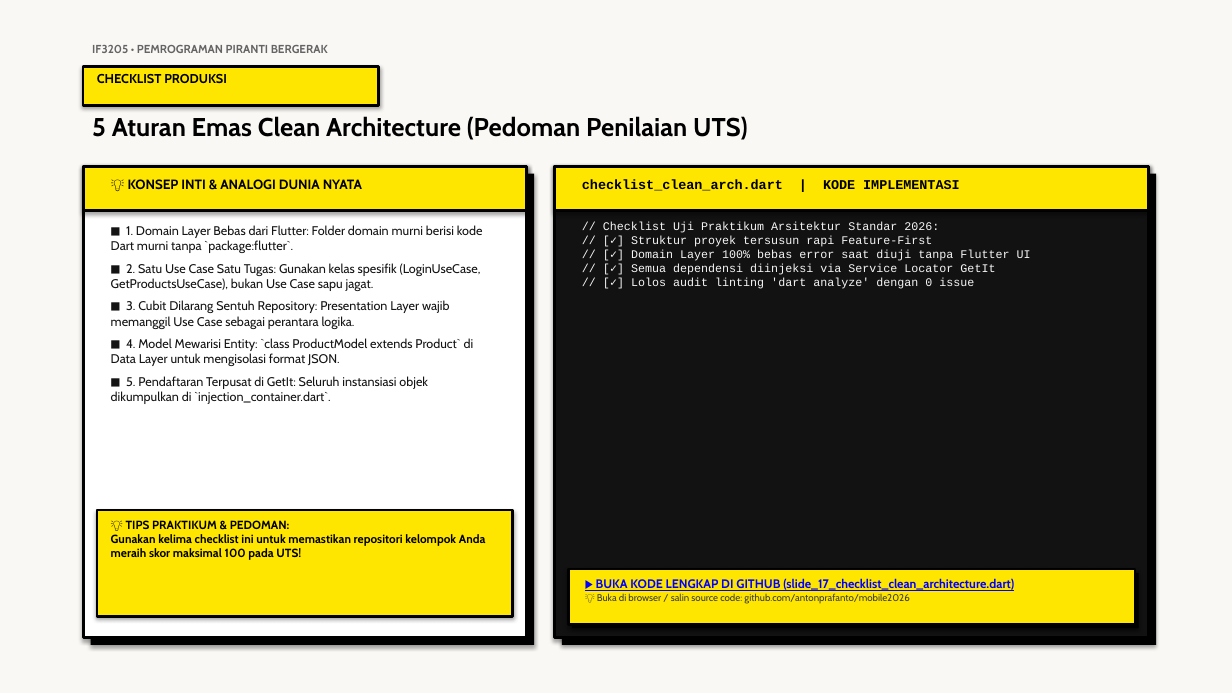
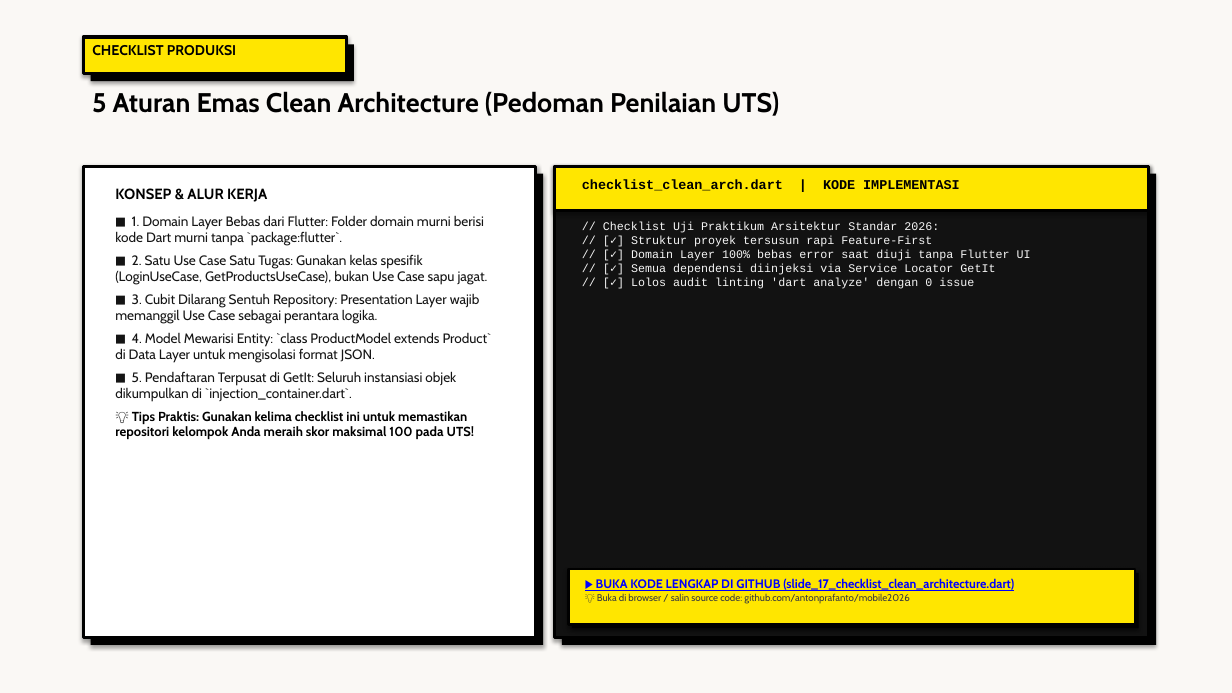
Before and after one commit to antonprafanto/mobile2026, a slide deck: slide 17 of 03_slide_presentasi/PERTEMUAN_07_Clean_Architecture_dan_Design_Pattern.pptx. Drawn at 1232x693 pixels with LibreOffice and Linux fonts; fonts in the diff are those of the drawing. Boxes give left, top, right and bottom in pixels: in the first picture for what was removed or moved away, otherwise in the second. Text is boxed around its words. In the diff, an @@ line names an element or a change of style, - is before the commit and + after.

Commit message:
style(presentation): standardisasi tipografi dan ukuran font seluruh slide P1-P3 dan P5-P7 sesuai standar emas PPT 4

```diff
--- a/03_slide_presentasi/PERTEMUAN_07_Clean_Architecture_dan_Design_Pattern.pptx
+++ b/03_slide_presentasi/PERTEMUAN_07_Clean_Architecture_dan_Design_Pattern.pptx
@@ text "CHECKLIST PRODUKSI": place and size @@
-text "CHECKLIST PRODUKSI" at (97,74,227,83)
+text "CHECKLIST PRODUKSI" at (92,45,236,56)
@@ text "CHECKLIST PRODUKSI" at (92,45,236,56): size 10 to 11 pt @@
@@ rectangle added at (83,37,347,74), fill #FFE600, outline #000000 2.5 pt @@
@@ rectangle: place and size @@
-rectangle at (83,67,379,105)
+rectangle at (91,44,354,81)
@@ rectangle at (91,44,354,81): fill #FFE600 to #000000; outline #000000 2 pt to none @@
@@ text removed at (92,45,328,53) @@
-IF3205 • PEMROGRAMAN PIRANTI BERGERAK
@@ text "5 Aturan Emas Clean Architecture ...": place and size @@
-text "5 Aturan Emas Clean Architecture ..." at (92,116,748,140)
+text "5 Aturan Emas Clean Architecture ..." at (92,91,779,116)
@@ text "5 Aturan Emas Clean Architecture ..." at (92,91,779,116): size 20 to 21 pt @@
@@ rectangle: place and size @@
-rectangle at (83,166,527,638)
+rectangle at (83,166,536,638)
@@ rectangle removed at (83,166,527,211) @@
@@ rectangle: place and size @@
-rectangle at (91,174,534,645)
+rectangle at (91,174,543,645)
@@ text removed at (128,179,362,189) @@
-💡 KONSEP INTI & ANALOGI DUNIA NYATA
@@ text "KONSEP & ALUR KERJA": place and size @@
-text "KONSEP & ALUR KERJA" at (111,225,483,404)
+text "KONSEP & ALUR KERJA" at (115,188,492,439)
@@ text at (115,188,267,202): paragraph added @@
+KONSEP & ALUR KERJA
@@ text at (115,215,492,402): size 9.8 to 10.6 pt in "■ 1. Domain Layer Bebas dari Flutter: ...", "■ 2. Satu Use Case Satu Tugas: ...", "■ 3. Cubit Dilarang Sentuh Repository: Presentation ...", "■ 4. Model Mewarisi Entity: `class ProductModel ..." and 1 more places; less space between paragraphs @@
@@ text at (115,411,475,439): paragraph added @@
+💡 Tips Praktis: Gunakan kelima checklist ini untuk memastikan repositori kelompok Anda meraih skor maksimal 100 pada UTS!
@@ rectangle removed at (97,510,513,616) @@
@@ text removed at (111,520,486,560) @@
-💡 TIPS PRAKTIKUM & PEDOMAN:
-Gunakan kelima checklist ini untuk memastikan repositori kelompok Anda meraih skor maksimal 100 pada UTS!
```
Also in this commit, not shown: 17 other slides changed, 11 other files.
